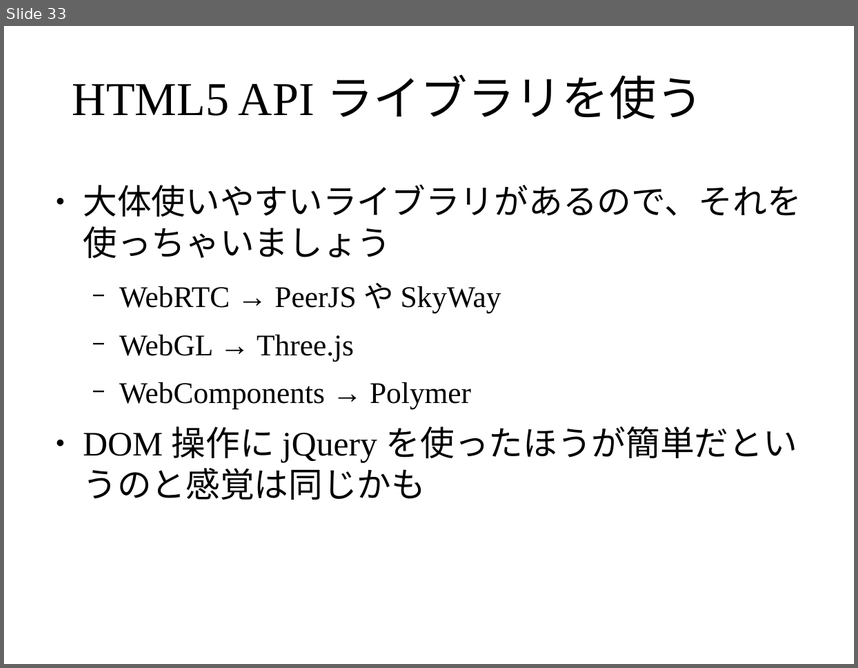
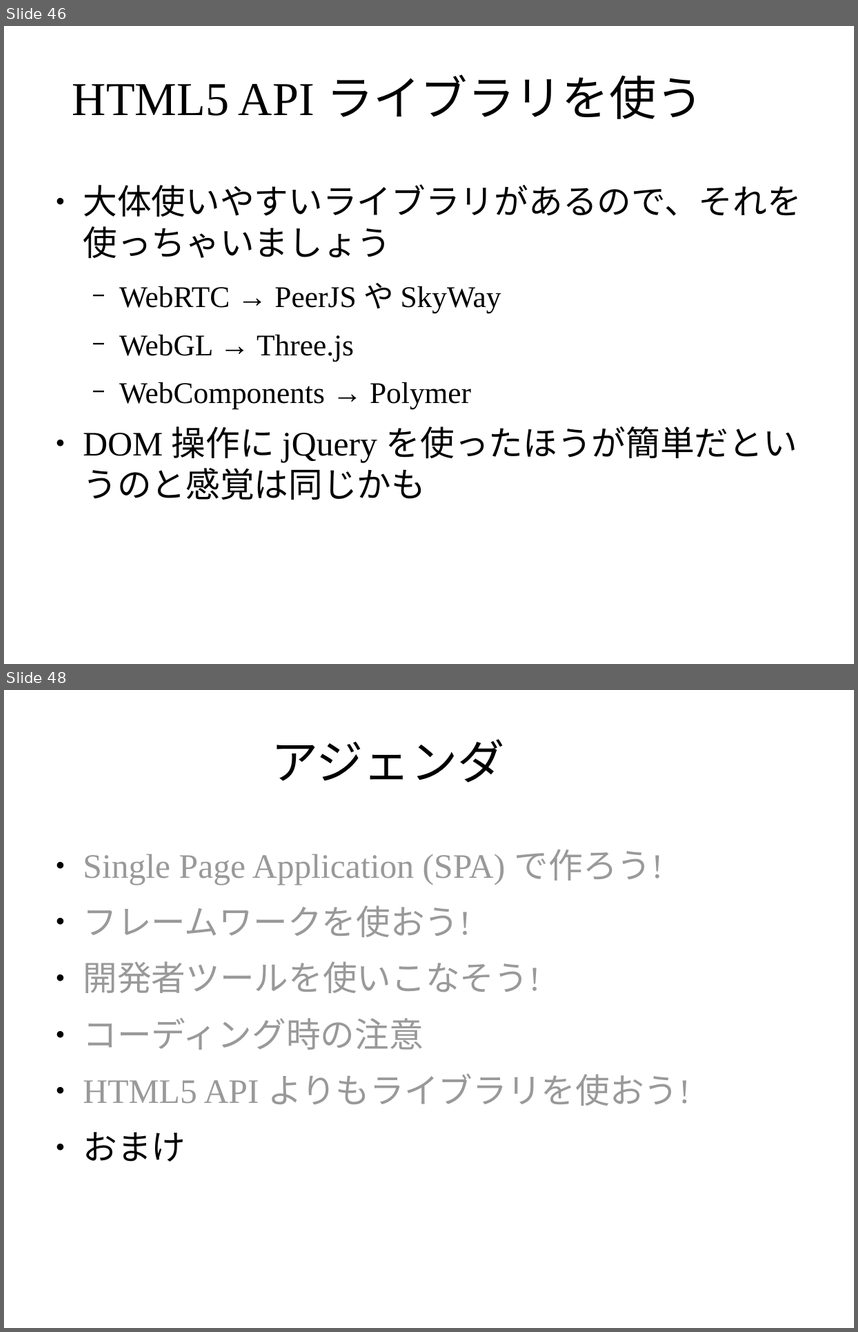
Before and after one commit to masakura/slides, a slide deck: html5jk#1/slide2.odp. Shown one above the other, each under a label of ours: slide 33 before the commit, slides 46 and 48 after it; the slides between them are not shown. The pictures are 858x668 and 858x1332 pixels, drawn with LibreOffice and Linux fonts; fonts in the diff are those of the drawing; background and template pictures are left out. Boxes give left, top, right and bottom in pixels: in the first picture for what was removed or moved away, otherwise in the second. Text is boxed around its words. In the diff, an @@ line names an element or a change of style, - is before the commit and + after.

Commit message:
第二章スライドをよりわかりやすく

```diff
--- a/html5jk#1/slide2.odp
+++ b/html5jk#1/slide2.odp
@@ slide 48 added at (4, 690, 854, 1328), background picture (left out) @@
@@ title added at (271, 739, 505, 782), 44 pt, text #000000 @@
+アジェンダ
@@ text added at (83, 849, 690, 1161), 32 pt, text #999999 @@
+● Single Page Application (SPA) で作ろう!
+● フレームワークを使おう!
+● 開発者ツールを使いこなそう!
+● コーディング時の注意
+● HTML5 API よりもライブラリを使おう!
+● おまけ
@@ what was slide 33 is now slide 46 @@
```
Also in this commit, not shown: 5 slides changed, 18 other slides added.
